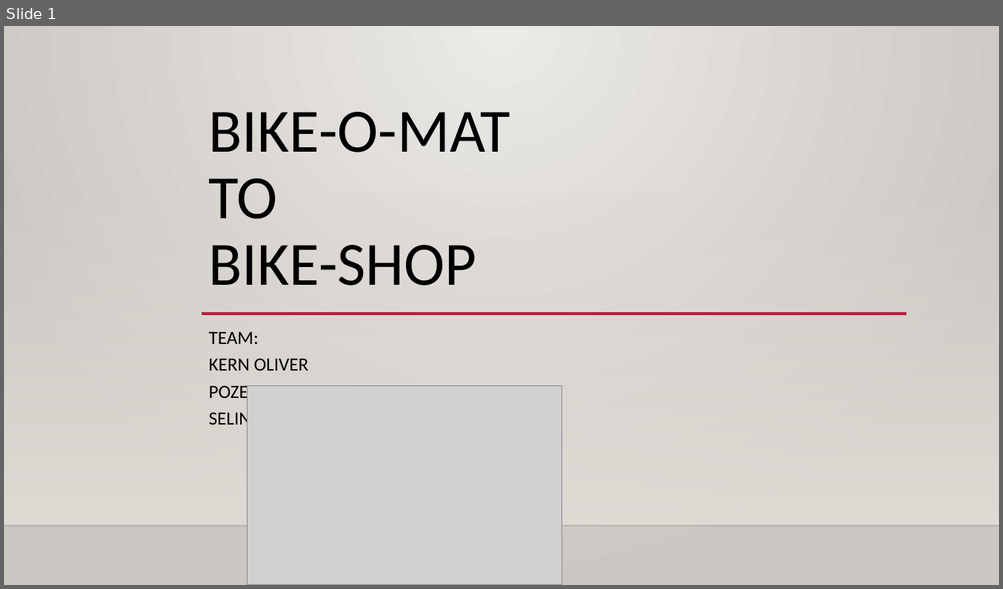
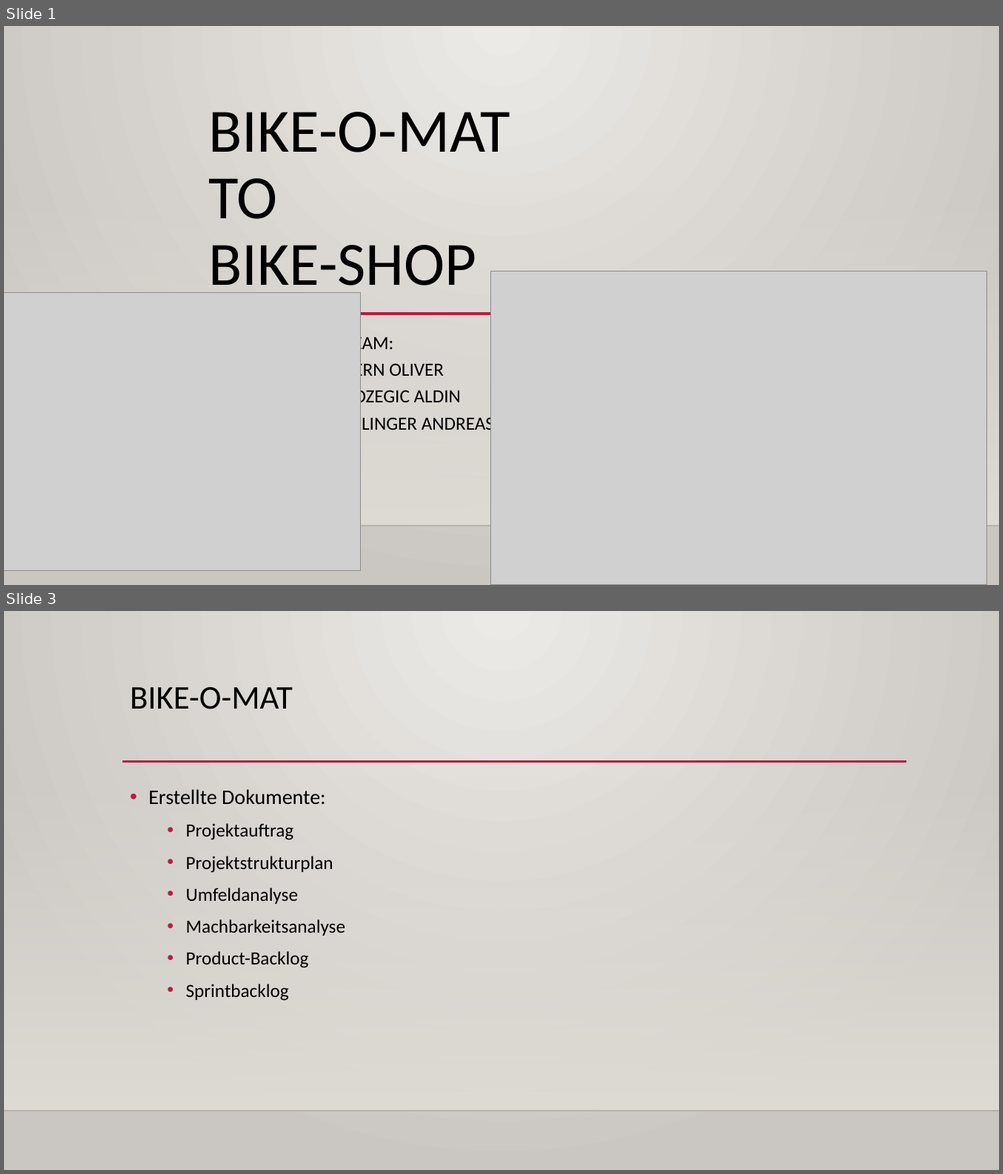
Before and after one commit to AndiSelinger/Bike-Shop, a slide deck: projectfiles/Präsentation/Bike-ShopPräsentation.pptx. Shown one above the other, each under a label of ours: slide 1 before the commit, slides 1 and 3 after it; the slides between them are not shown. The pictures are 1003x589 and 1003x1174 pixels, drawn with LibreOffice and Linux fonts; fonts in the diff are those of the drawing; grey boxes stand for pictures; background and template pictures are left out. Boxes give left, top, right and bottom in pixels: in the first picture for what was removed or moved away, otherwise in the second. Text is boxed around its words. In the diff, an @@ line names an element or a change of style, - is before the commit and + after.

```diff
--- a/projectfiles/Präsentation/Bike-ShopPräsentation.pptx
+++ b/projectfiles/Präsentation/Bike-ShopPräsentation.pptx
@@ slide 3 added at bbox=[4, 611, 999, 1170], background gradient #ECEAE7 to #CAC7C1; not listed: 2 template elements that a slide beside it also shows @@
@@ title added at bbox=[130, 687, 293, 709], 32 pt, text #000000 @@
+BIKE-O-MAT
@@ line added from (122, 762) to (907, 762), #B71E42 2.5 pt @@
@@ text added at bbox=[148, 789, 345, 1001], 18 pt, text #000000 @@
+• Erstellte Dokumente:
+  • Projektauftrag
+  • Projektstrukturplan
+  • Umfeldanalyse
+  • Machbarkeitsanalyse
+  • Product-Backlog
+  • Sprintbacklog
@@ slide 1 changed as well @@
@@ picture added at bbox=[490, 272, 987, 585] @@
@@ picture: place and size @@
-picture at bbox=[247, 386, 562, 585]
+picture at bbox=[4, 292, 361, 571]
@@ subtitle "TEAM: KERN OLIVER POZEGIC ALDIN ..." rewrapped from bbox=[209, 332, 325, 429] to bbox=[344, 334, 494, 434] @@
```
Also in this commit, not shown: 9 other slides added, 1 slide removed, 1 other file.
